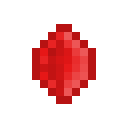
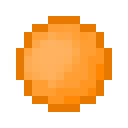
Layered file, before and after one edit (128×128). Changes by layer:
hid "Gem Red Outlined" over box(32, 24, 96, 104)
hid "Gem Green Outlined" over box(32, 24, 96, 104)
hid "Gem Blue Outlined" over box(32, 24, 96, 104)
hid "Gem Orange Outlined" over box(32, 24, 96, 104)
hid "Gem Orange" over box(40, 32, 88, 96)
showed "Energy Orange Bigger", painted on it over box(16, 16, 112, 112)
